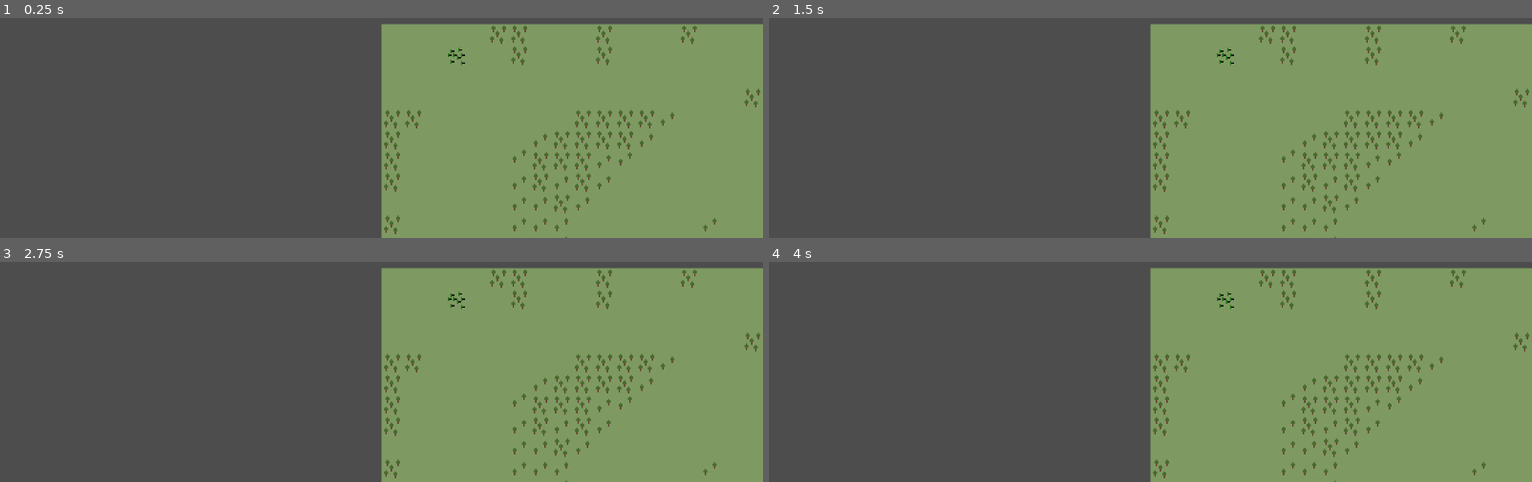
Above: before the commit, frames 1-4 (two rows, left to right).
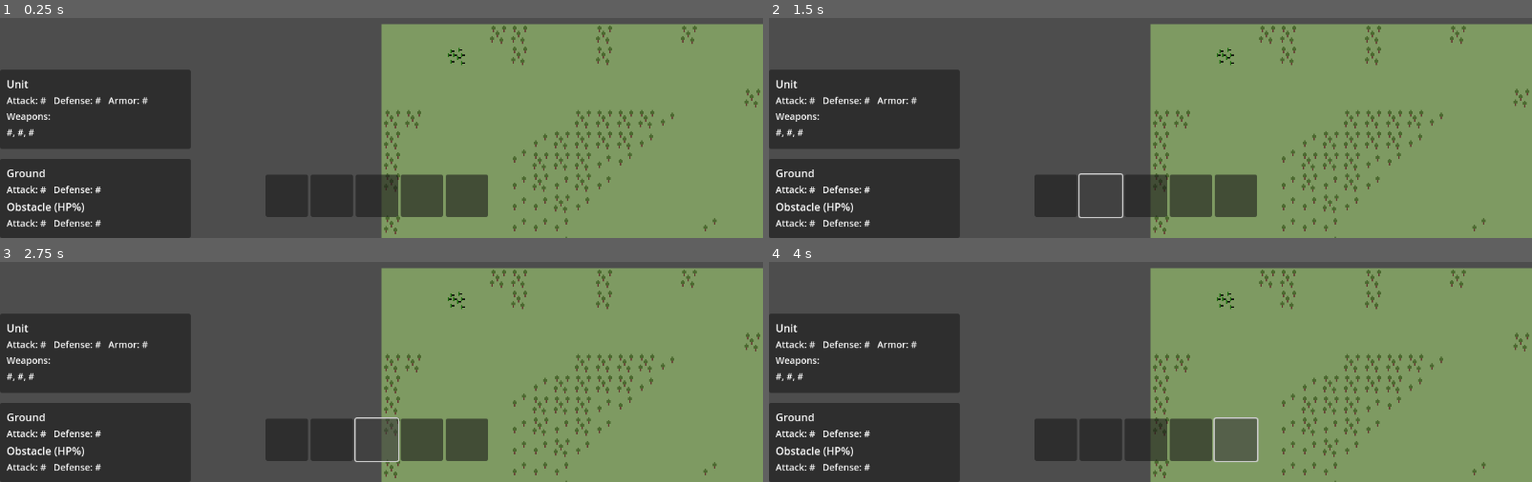
Above: after the commit, the same moments.

Repository: davisbrandon02/PowerConflict
Game: Godot game, scene res://scene/game_manager.tscn
Two runs of this game, one before a commit and one after it. Both use one fixed random seed, a clock stepped at 60 frames per second and the inputs below.
Inputs (mouse positions are in pixels of both pictures, inside the frame that each line leads up to):
- Up to frame 1 (0.25 s): no input
- Up to frame 2 (1.5 s): click (1058, 196) at 0.52 s; click (1097, 196) at 1.27 s
- Up to frame 3 (2.75 s): click (373, 440) at 2.02 s
- Up to frame 4 (4 s): click (1188, 440) at 2.77 s; click (1234, 440) at 3.52 s

The runs differ from the first frame. In frame 1, 23% of the frame differs, in the area x 0-64%, y 23-100%; in frame 2, 22%; in frame 3, 22%; in frame 4, 23%, in the area x 0-65%, y 23-100%.

Commit message:
create simple UI

Diff:
--- a/scene/game_manager.tscn
+++ b/scene/game_manager.tscn
@@ -53,3 +53,124 @@
 grow_horizontal = 2
 grow_vertical = 2
 mouse_filter = 2
+
+[node name="UnitInfoPanel" type="Panel" parent="CanvasLayer/UIManager/HUD"]
+layout_mode = 1
+anchors_preset = 2
+anchor_top = 1.0
+anchor_bottom = 1.0
+offset_top = -255.0
+offset_right = 288.0
+offset_bottom = -135.0
+grow_vertical = 0
+
+[node name="MarginContainer" type="MarginContainer" parent="CanvasLayer/UIManager/HUD/UnitInfoPanel"]
+layout_mode = 1
+anchors_preset = 15
+anchor_right = 1.0
+anchor_bottom = 1.0
+grow_horizontal = 2
+grow_vertical = 2
+theme_override_constants/margin_left = 10
+theme_override_constants/margin_top = 10
+theme_override_constants/margin_right = 10
+theme_override_constants/margin_bottom = 10
+
+[node name="VBoxContainer" type="VBoxContainer" parent="CanvasLayer/UIManager/HUD/UnitInfoPanel/MarginContainer"]
+layout_mode = 2
+
+[node name="Label" type="Label" parent="CanvasLayer/UIManager/HUD/UnitInfoPanel/MarginContainer/VBoxContainer"]
+layout_mode = 2
+text = "Unit"
+
+[node name="Label2" type="Label" parent="CanvasLayer/UIManager/HUD/UnitInfoPanel/MarginContainer/VBoxContainer"]
+layout_mode = 2
+theme_override_font_sizes/font_size = 14
+text = "Attack: #   Defense: #   Armor: #"
+
+[node name="Spacer2" type="Label" parent="CanvasLayer/UIManager/HUD/UnitInfoPanel/MarginContainer/VBoxContainer"]
+layout_mode = 2
+theme_override_font_sizes/font_size = 14
+text = "Weapons:"
+
+[node name="Spacer3" type="Label" parent="CanvasLayer/UIManager/HUD/UnitInfoPanel/MarginContainer/VBoxContainer"]
+layout_mode = 2
+theme_override_font_sizes/font_size = 14
+text = "#, #, #"
+
+[node name="TileInfoPanel" type="Panel" parent="CanvasLayer/UIManager/HUD"]
+layout_mode = 1
+anchors_preset = 2
+anchor_top = 1.0
+anchor_bottom = 1.0
+offset_top = -120.0
+offset_right = 288.0
+grow_vertical = 0
+
+[node name="MarginContainer" type="MarginContainer" parent="CanvasLayer/UIManager/HUD/TileInfoPanel"]
+layout_mode = 1
+anchors_preset = 15
+anchor_right = 1.0
+anchor_bottom = 1.0
+grow_horizontal = 2
+grow_vertical = 2
+theme_override_constants/margin_left = 10
+theme_override_constants/margin_top = 10
+theme_override_constants/margin_right = 10
+theme_override_constants/margin_bottom = 10
+
+[node name="VBoxContainer" type="VBoxContainer" parent="CanvasLayer/UIManager/HUD/TileInfoPanel/MarginContainer"]
+layout_mode = 2
+
+[node name="Label" type="Label" parent="CanvasLayer/UIManager/HUD/TileInfoPanel/MarginContainer/VBoxContainer"]
+layout_mode = 2
+text = "Ground"
+
+[node name="Label2" type="Label" parent="CanvasLayer/UIManager/HUD/TileInfoPanel/MarginContainer/VBoxContainer"]
+layout_mode = 2
+theme_override_font_sizes/font_size = 14
+text = "Attack: #   Defense: #"
+
+[node name="Label3" type="Label" parent="CanvasLayer/UIManager/HUD/TileInfoPanel/MarginContainer/VBoxContainer"]
+layout_mode = 2
+text = "Obstacle (HP%)"
+
+[node name="Spacer2" type="Label" parent="CanvasLayer/UIManager/HUD/TileInfoPanel/MarginContainer/VBoxContainer"]
+layout_mode = 2
+theme_override_font_sizes/font_size = 14
+text = "Attack: #   Defense: #"
+
+[node name="UnitControls" type="HBoxContainer" parent="CanvasLayer/UIManager/HUD"]
+layout_mode = 1
+anchors_preset = 7
+anchor_left = 0.5
+anchor_top = 1.0
+anchor_right = 0.5
+anchor_bottom = 1.0
+offset_left = -273.0
+offset_top = -96.0
+offset_right = 260.0
+offset_bottom = -32.0
+grow_horizontal = 2
+grow_vertical = 0
+alignment = 1
+
+[node name="Button" type="Button" parent="CanvasLayer/UIManager/HUD/UnitControls"]
+custom_minimum_size = Vector2(64, 64)
+layout_mode = 2
+
+[node name="Button2" type="Button" parent="CanvasLayer/UIManager/HUD/UnitControls"]
+custom_minimum_size = Vector2(64, 64)
+layout_mode = 2
+
+[node name="Button3" type="Button" parent="CanvasLayer/UIManager/HUD/UnitControls"]
+custom_minimum_size = Vector2(64, 64)
+layout_mode = 2
+
+[node name="Button4" type="Button" parent="CanvasLayer/UIManager/HUD/UnitControls"]
+custom_minimum_size = Vector2(64, 64)
+layout_mode = 2
+
+[node name="Button5" type="Button" parent="CanvasLayer/UIManager/HUD/UnitControls"]
+custom_minimum_size = Vector2(64, 64)
+layout_mode = 2
